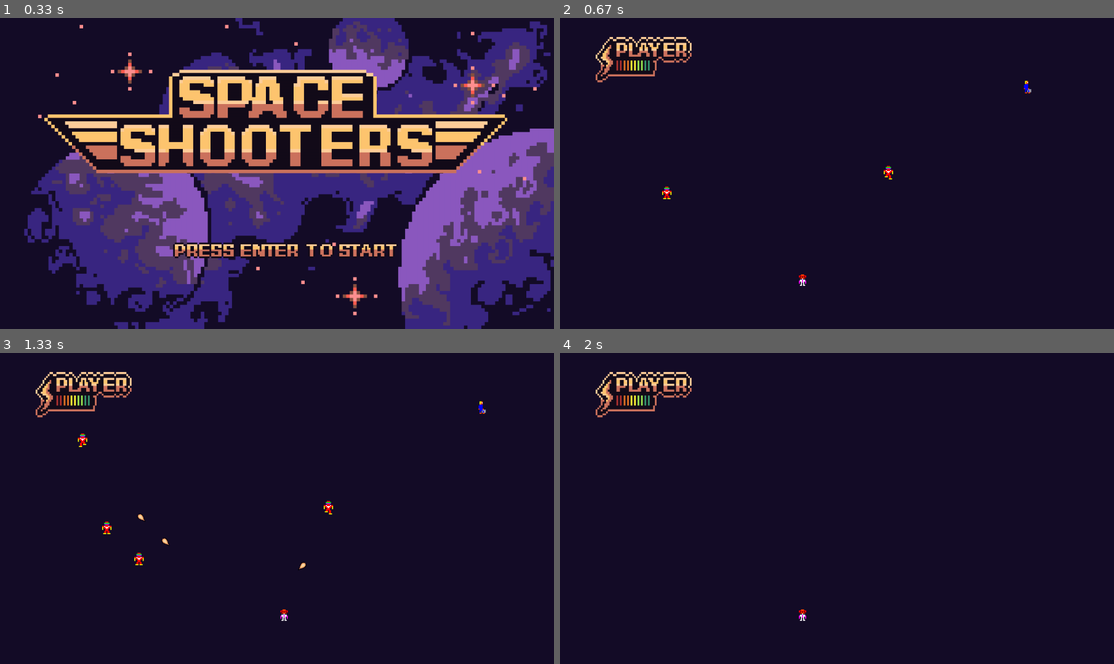
Above: before the commit, frames 1-4 (two rows, left to right).
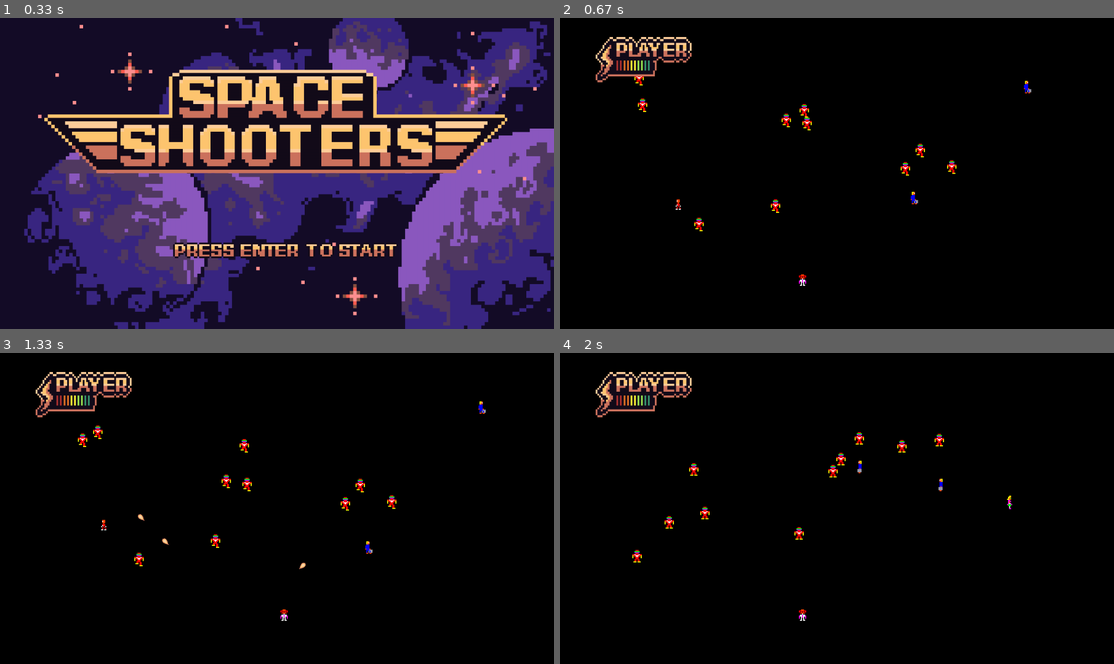
Above: after the commit, the same moments.

Repository: franaraujo3/Robotron-2084-pygame
Game: pygame game, started from main.py
Same seed, same stepped clock (60 frames per second), same inputs: the game is played once before the commit and once after it.
Inputs (mouse positions are in pixels of both pictures, inside the frame that each line leads up to):
- Up to frame 1 (0.33 s): no input
- Up to frame 2 (0.67 s): tap Enter at 0.33 s
- Up to frame 3 (1.33 s): press the mouse at (105, 461) at 0.7 s; move the mouse to (105, 520) at 0.8 s; release the mouse at (105, 580) at 0.93 s; hold ' from 1 s (still down); hold D from 1 s (still down); move the mouse to (360, 399) at 1.03 s
- Up to frame 4 (2 s): release ' at 1.47 s; release D at 1.47 s; press the mouse at (665, 461) at 1.53 s; move the mouse to (687, 455) at 1.63 s; release the mouse at (704, 446) at 1.77 s; hold R from 1.83 s (still down); hold D from 1.83 s (still down)

Frame 1 is identical in both runs. In frame 2, 98% of the frame differs, in the area x 0-100%, y 0-100%; in frame 3, 98%; in frame 4, 98%.

Commit message:
Fixed wave system
-Wave system now works as intended
-Background is now black, like my soul

Diff:
--- a/GameStates/gameplay.py
+++ b/GameStates/gameplay.py
@@ -27,8 +27,8 @@
         self.sprites = level.get_group()
         self.ships = pygame.sprite.Group()
         self.pickups = pygame.sprite.Group()
-        self.humans = []
-        self.catchers = []
+        self.humans = pygame.sprite.Group()
+        self.catchers = pygame.sprite.Group()
         self.temp_pickups = []
         ship = PlayerShip('Sprites/Player/Player_Walking_Down', (screen_width / 2 - 100, screen_height - 140))
         self.health_bars = pygame.sprite.Group()
@@ -37,19 +37,25 @@
         self.health_bars.add(health1)
         self.players = [ship]
         self.ships.add(ship)
-        self.enemies = []
+        self.enemies = pygame.sprite.Group()
         for ship in self.ships.sprites():
             self.sprites.add(ship)
         self.level_progress = 0
         self.wave_progress = 0
         self.level_timer = 0
-        self.boss_fight = False
+        self.transition = 2
         self.done = False
         self.next_state = "GAMEOVER"
 
     # Check if an event happens
     def check_event(self, event):
         global on_boss
+        if self.transition > 0:
+            self.players[0].stop(1, -1)
+            self.players[0].stop(1, 1)
+            self.players[0].stop(0, -1)
+            self.players[0].stop(0, 1)
+            return
         if event.type == pygame.KEYUP:
             if event.key == pygame.K_w:
                 self.players[0].stop(1, -1)
@@ -82,10 +88,8 @@
         self.health_bars.update()
         self.sprites.update()
         self.pickups.update()
-
-        if pygame.mouse.get_pressed()[0]:
+        if pygame.mouse.get_pressed()[0] and self.transition <= 0:
             self.players[0].shoot_()
-
         for ship in self.ships.sprites():
             ship.shot_sprites.update()
             for pickup in self.pickups.sprites():
@@ -97,7 +101,7 @@
         for catcher in self.catchers:
             for human in self.humans:
                 self.human_collision(catcher, human)
-        for enemy in self.enemies:
+        for enemy in self.enemies.sprites():
             enemy.shot_sprites.update()
             for ship in self.ships.sprites():
                 self.shoot_collision(ship, enemy)
@@ -118,36 +122,44 @@
             self.level_timer -= 1
             return
         if self.level_progress >= len(self.level.rounds):
-            game_level += 1
             self.level_progress = 0
             self.wave_progress = 0
             self.temp_pickups.clear()
             self.level.get_level(game_level)
             self.level_timer = 200
             return
-        current_round = self.level.rounds[self.level_progress]
-        self.add_waves(current_round)
+        if self.transition == 2:
+            current_round = self.level.rounds[self.level_progress]
+            self.add_waves(current_round)
+            self.level_progress += 1
+            self.transition = 0
+        elif self.transition == 1:
+            for enemy in self.enemies.sprites():
+                enemy.kill()
+            for human in self.humans:
+                self.human_collect(human)
+            self.players[0].rect.x = random.randint(200, 1400)
+            self.players[0].rect.y = random.randint(200, 700)
+            self.transition = 2
+            self.level_timer = 100
+        elif len(self.enemies.sprites()) <= len(self.catchers.sprites()):
+            self.transition = 1
+            self.level_timer = 100
 
     def add_waves(self, current_round):
-        if self.wave_progress < 60:
-            for wave in current_round:
-                if self.wave_progress % (60 / wave.number) == 0:
-                    enemy = self.level.make_enemy(wave.enemy)
-                    if not enemy.friend:
-                        self.enemies.append(enemy)
-                    else:
-                        self.humans.append(enemy)
-                    if enemy.aimed:
-                        self.aim_enemies.append(enemy)
-                    if enemy.catcher:
-                        self.catchers.append(enemy)
-                    self.sprites.add(enemy)
-                    self.level_timer = 60 / wave.number
-            self.wave_progress += 1
-        else:
-            self.level_progress += 1
-            self.wave_progress = 0
-            self.level_timer = 470
+        for wave in current_round:
+            for i in range(wave.number):
+                npc = self.level.make_enemy(wave.enemy)
+                if not npc.friend:
+                    self.enemies.add(npc)
+                else:
+                    self.humans.add(npc)
+                if npc.aimed:
+                    self.aim_enemies.append(npc)
+                if npc.catcher:
+                    self.catchers.add(npc)
+                self.sprites.add(npc)
+                self.level_timer = 60 / wave.number
 
     # Draws Elements
     def draw(self, screen):
@@ -218,6 +230,11 @@
     def human_collision(self, ship, human):
         if pygame.sprite.collide_mask(ship, human):
             if not ship.catcher:
-                self.score += 1000+self.humans_rescued*1000
-                self.humans_rescued += 1
-            human.kill()
+                self.human_collect(human)
+            else:
+                human.kill()
+
+    def human_collect(self, human):
+        self.score += 1000 + self.humans_rescued * 1000
+        self.humans_rescued += 1
+        human.kill()
--- a/level.py
+++ b/level.py
@@ -11,7 +11,7 @@
         self.wave_progress = 0
         self.get_level(level)
         self.wall_color = "#d4a941"
-        self.bg_color = "#150d28"
+        self.bg_color = "#000000"
 
         # for layout in self.layouts[layout_type - 1]:
         #    self.group.add(wall.Wall(self.wall_color, layout[0], layout[1]))
@@ -31,7 +31,7 @@
             self.rounds.append(waves)
             waves = [Wave(0, 6), Wave(1, 2), Wave(1, 2)]
             self.rounds.append(waves)
-            waves = [Wave(2, 10)]
+            waves = [Wave(2, 8), Wave(1, 10)]
             self.rounds.append(waves)
             waves = [Wave(1, 3), Wave(2, 6)]
             self.rounds.append(waves)
